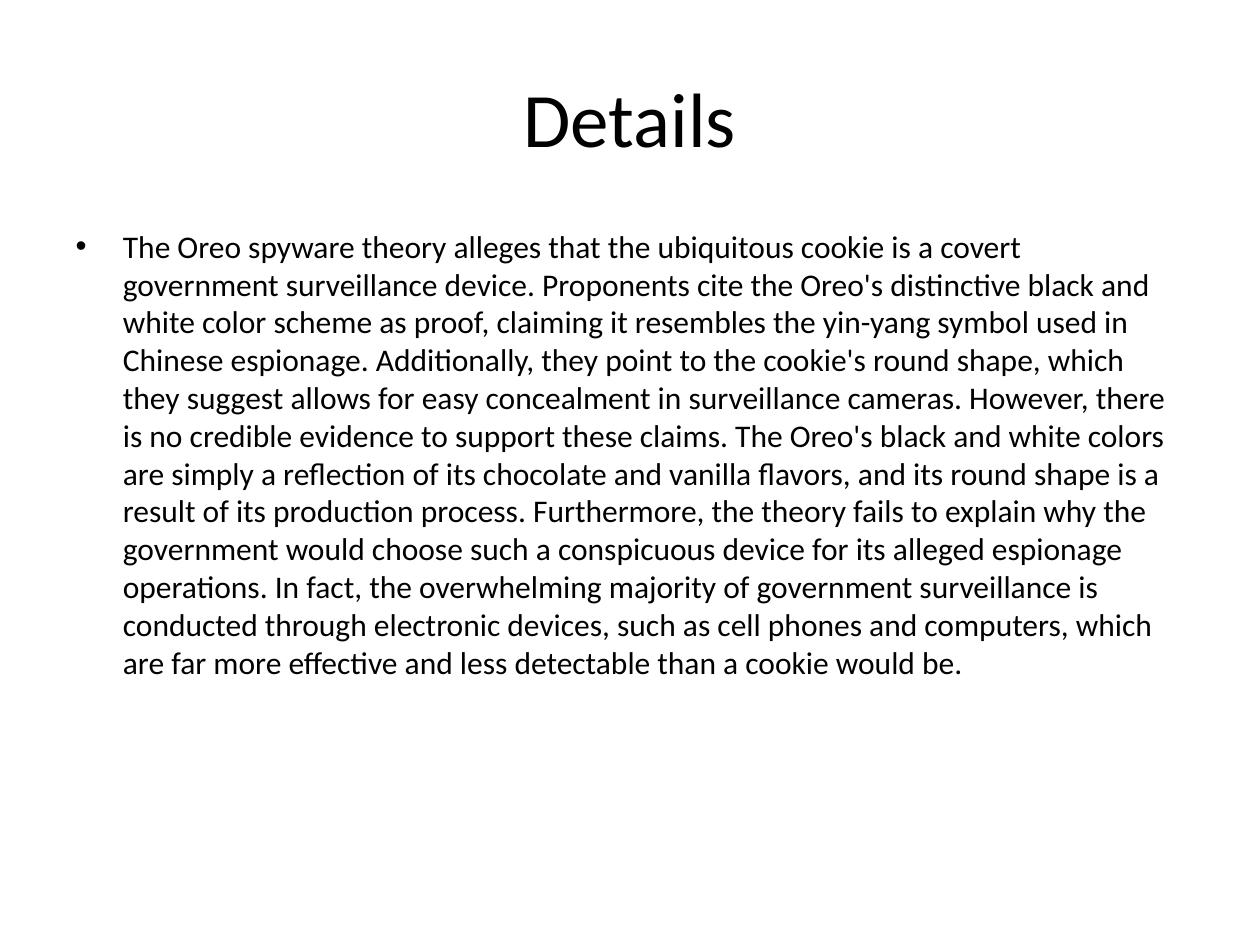
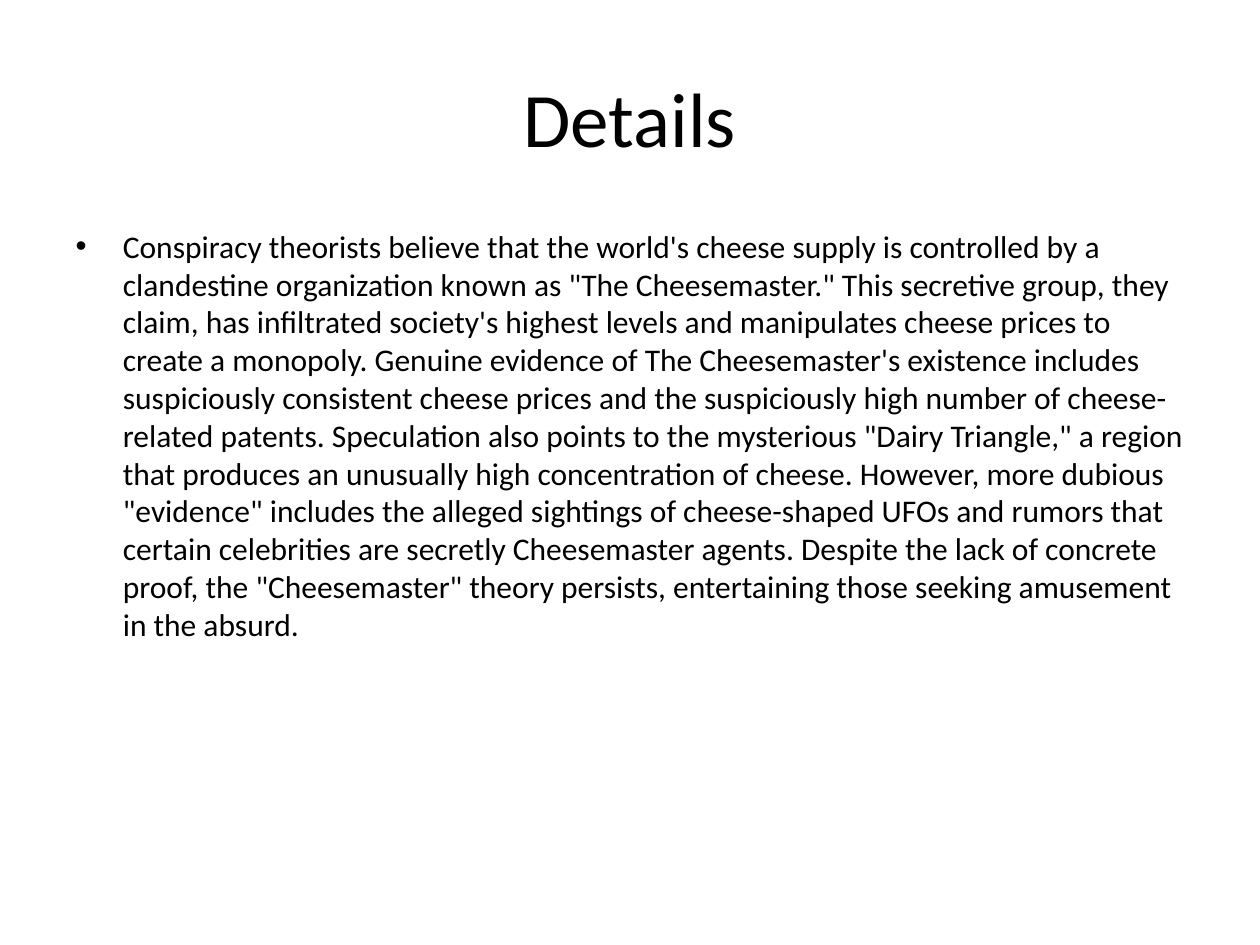
Before and after one commit to 0Armaan025/conspiracy-ppt-generator-api, a slide deck: slide 4 of generated_presentation.pptx. Drawn at 1260x945 pixels with LibreOffice and Linux fonts; fonts in the diff are those of the drawing. Boxes give left, top, right and bottom in pixels: in the first picture for what was removed or moved away, otherwise in the second. Text is boxed around its words. In the diff, an @@ line names an element or a change of style, - is before the commit and + after.

```diff
--- a/generated_presentation.pptx
+++ b/generated_presentation.pptx
@@ text at [123,236,1182,637]: text changed @@
-• The Oreo spyware theory alleges that the ubiquitous cookie is a covert government surveillance device. Proponents cite the Oreo's distinctive black and white color scheme as proof, claiming it resembles the yin-yang symbol used in Chinese espionage. Additionally, they point to the cookie's round shape, which they suggest allows for easy concealment in surveillance cameras. However, there is no credible evidence to support these claims. The Oreo's black and white colors are simply a reflection of its chocolate and vanilla flavors, and its round shape is a result of its production process. Furthermore, the theory fails to explain why the government would choose such a conspicuous device for its alleged espionage operations. In fact, the overwhelming majority of government surveillance is conducted through electronic devices, such as cell phones and computers, which are far more effective and less detectable than a cookie would be.
+• Conspiracy theorists believe that the world's cheese supply is controlled by a clandestine organization known as "The Cheesemaster." This secretive group, they claim, has infiltrated society's highest levels and manipulates cheese prices to create a monopoly. Genuine evidence of The Cheesemaster's existence includes suspiciously consistent cheese prices and the suspiciously high number of cheese-related patents. Speculation also points to the mysterious "Dairy Triangle," a region that produces an unusually high concentration of cheese. However, more dubious "evidence" includes the alleged sightings of cheese-shaped UFOs and rumors that certain celebrities are secretly Cheesemaster agents. Despite the lack of concrete proof, the "Cheesemaster" theory persists, entertaining those seeking amusement in the absurd.
```
Also in this commit, not shown: 3 other slides changed, 9 other files.
